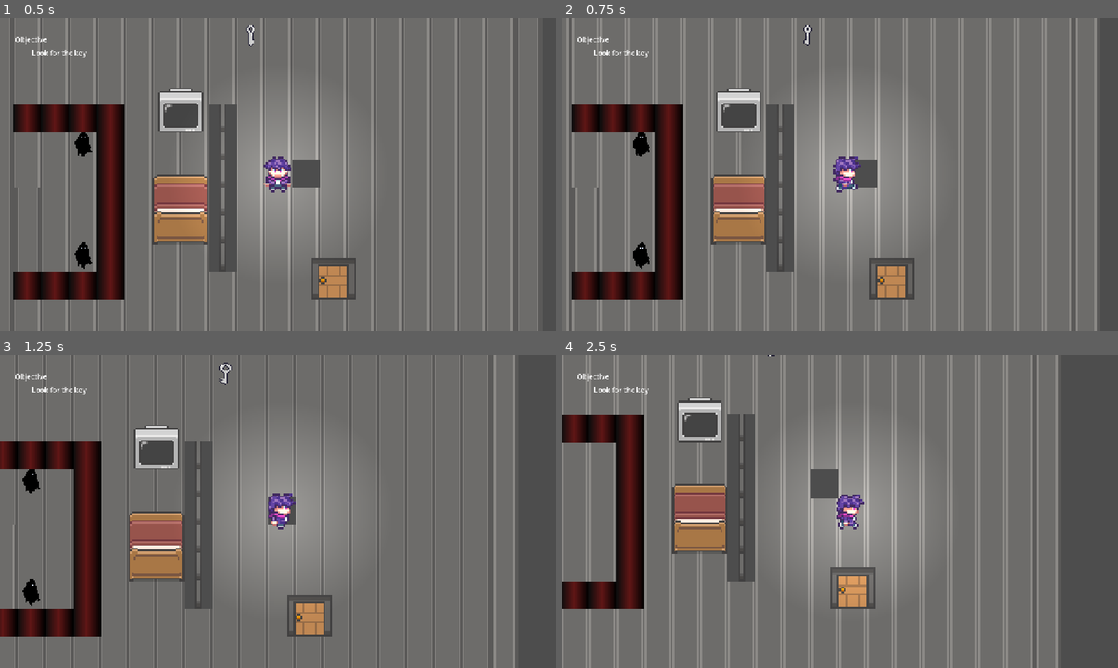
Above: before the commit, frames 1-4 (two rows, left to right).
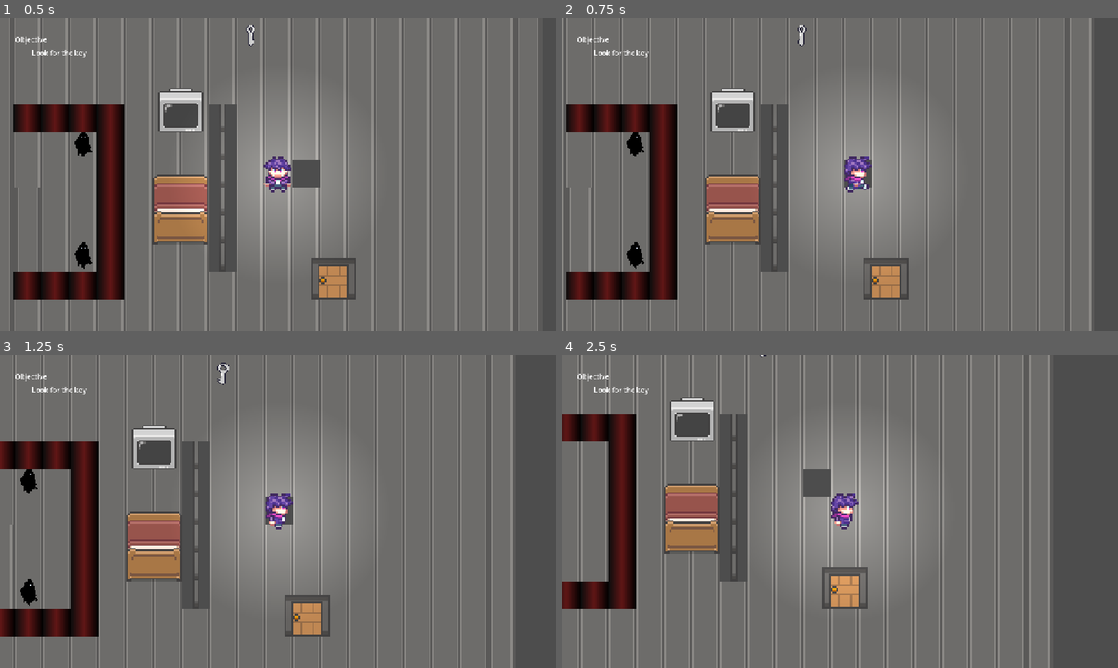
Above: after the commit, the same moments.

Repository: rstricke/Whistlefreeze52
Game: Godot game, scene res://scenes/main.tscn
Same seed, same stepped clock (60 frames per second), same inputs: the game is played once before the commit and once after it.
Inputs:
- Up to frame 1 (0.5 s): no input
- Up to frame 2 (0.75 s): tap Enter at 0.5 s; hold D (move_right) from 0.53 s (still down); tap F (whistle) at 0.6 s
- Up to frame 3 (1.25 s): keep holding D (move_right)
- Up to frame 4 (2.5 s): release D (move_right) at 1.28 s; hold S (move_down) 1.28-2.03 s; tap F (whistle) at 1.35, 2.1 s; hold D (move_right) from 2.03 s (still down)

Frame 1 is identical in both runs. In frame 2, 30% of the frame differs, in the area x 0-97%, y 0-100%; in frame 3, 14%; in frame 4, 31%, in the area x 0-90%, y 0-100%.

Commit message:
Increase player movement speed

Diff:
--- a/game/scripts/player.gd
+++ b/game/scripts/player.gd
@@ -66,7 +66,7 @@
 			is_moving = true
 			anim.play(animation)
 			var tween = create_tween()
-			tween.tween_property(self, "position", target_pos, 0.5).set_ease(Tween.EASE_IN)
+			tween.tween_property(self, "position", target_pos, 0.2).set_ease(Tween.EASE_IN)
 			tween.tween_callback(anim.stop)
 			tween.tween_callback(end_turn)
 			tween.finished.connect(func(): is_moving = false)
